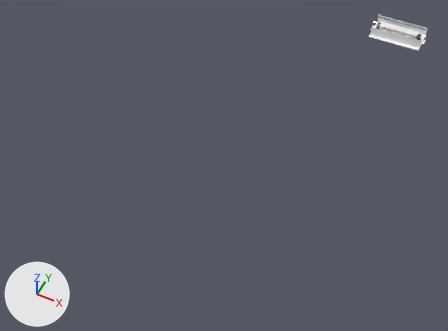
Renders of the glTF model assets/models/subway.glb from each side of a commit.
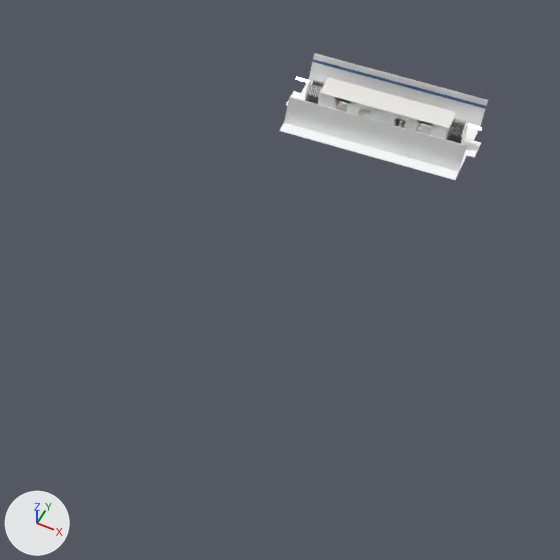
Each version is shown whole from a camera (50 mm lens) standing at (23.5, -170.1, 120.3) and looking at (-42.0, -39.1, -43.3), then close up on the part from 65% to 100% of the width and 0% to 48% of the height. The lights are fixed; the arrows at lower left show +X, +Y and +Z. The older version's two pictures come first. Where no turn or scale is listed for an object, it has been applied to the vertices.

The first close-up shows 'Platform_Floor', 'Platform_Floor_Station2', 'Platform_Mosaic_Band_Station2', 'Platform_Tile_Wall', 'Platform_Tile_Wall_Station2', 'Subway_Ceiling' and 15 more.
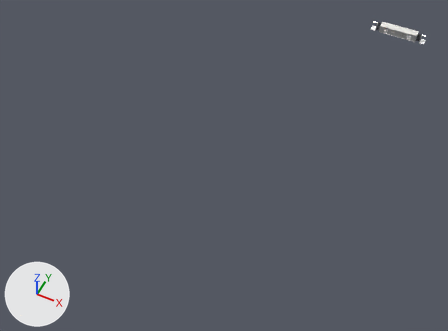
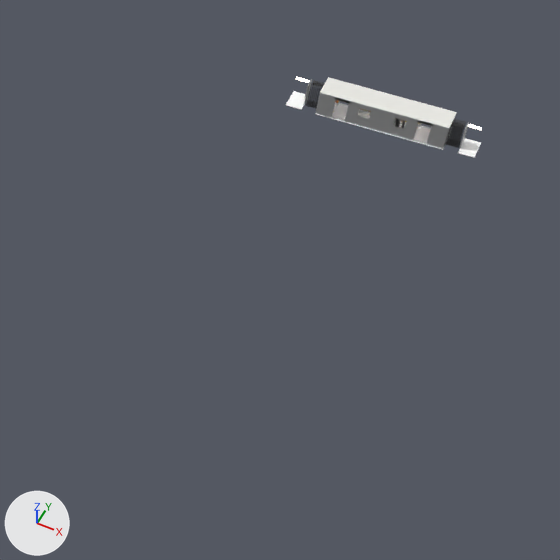
Changed parts and their boxes (x1, y1, x2, y2) in the close-ups (560 x 560 px):
'Platform_Tile_Wall', deleted: before (284, 97, 467, 171)
'Platform_Tile_Wall_Station2', deleted: before (309, 53, 488, 126)
'Platform_Floor', deleted: before (280, 123, 466, 180)
'Platform_Mosaic_Band_Station2', deleted: before (313, 59, 486, 109)
'Platform_Floor_Station2', deleted: before (301, 79, 480, 140)

What the commit changed:
Object 'Platform_Floor' (ob_platform_floor) is deleted.
Object 'Platform_Floor_Station2' (ob_platform_floor_station2) is deleted.
Object 'Platform_Mosaic_Band_Station2' (ob_platform_mosaic_band_station2) is deleted.
Object 'Platform_Tile_Wall' (ob_platform_tile_wall) is deleted.
Object 'Platform_Tile_Wall_Station2' (ob_platform_tile_wall_station2) is deleted.
